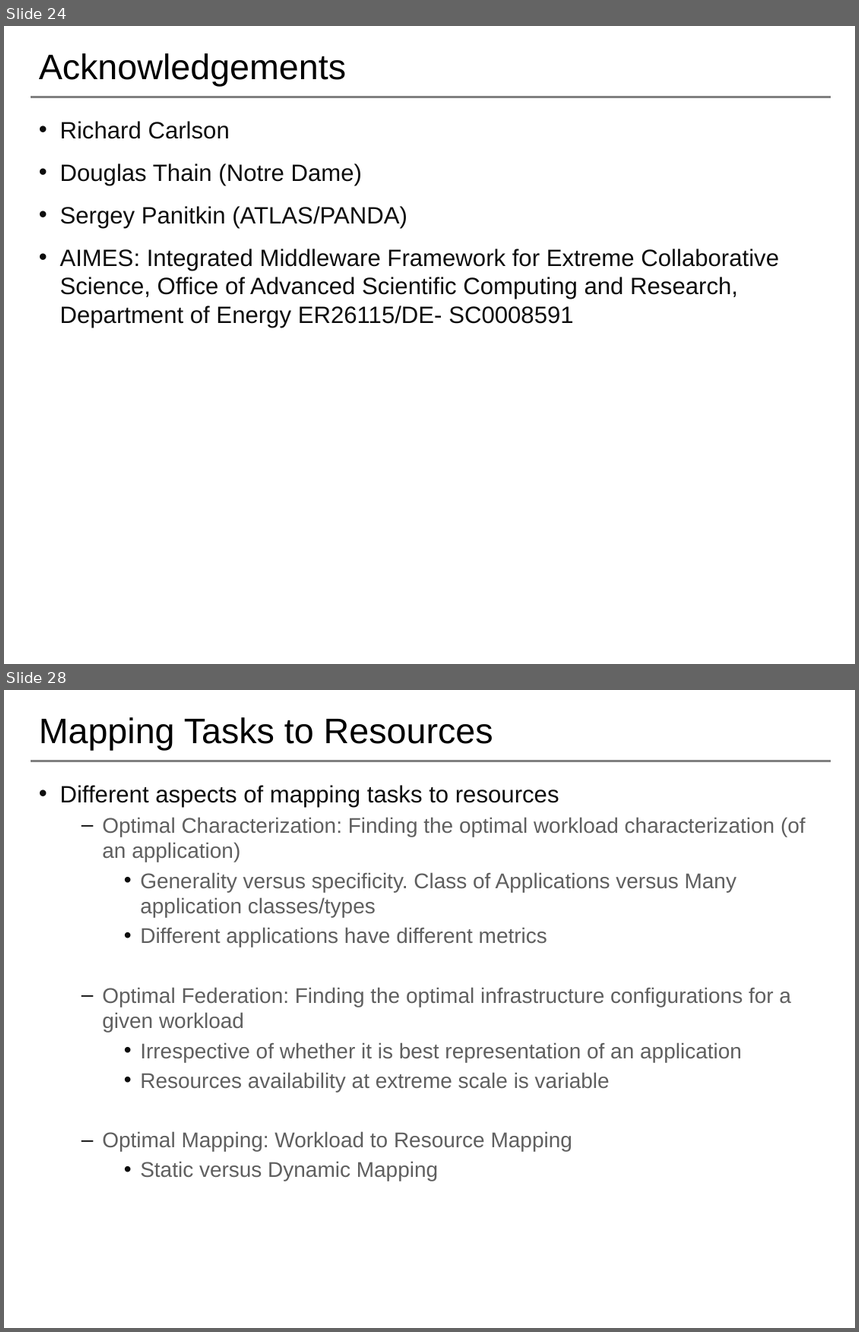
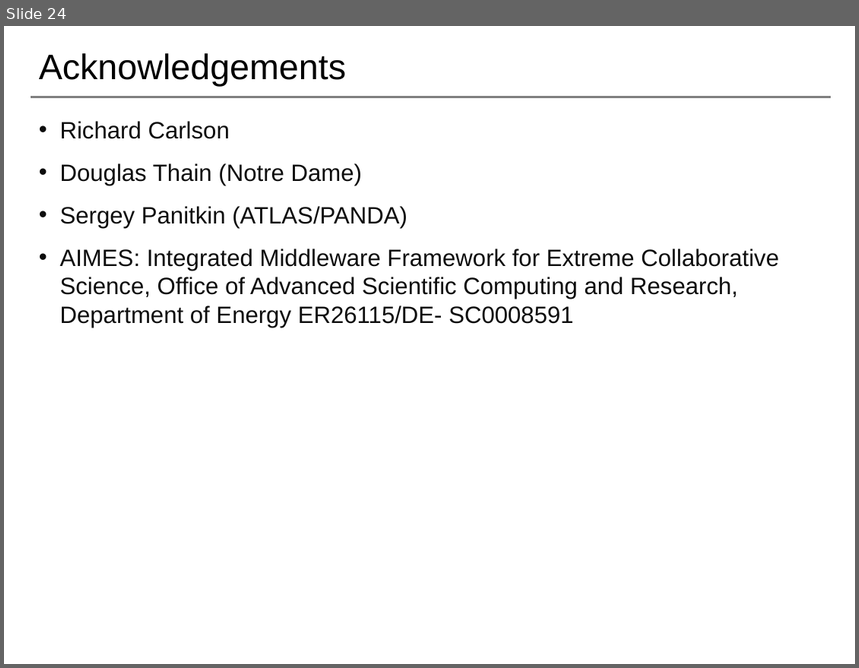
Before and after one commit to saga-project/NGMW, a slide deck: presentations/radical-modsim.pptx. Shown one above the other, each under a label of ours: slides 24 and 28 before the commit, slide 24 after it; the slides between them are not shown. The pictures are 859x1332 and 859x668 pixels, drawn with LibreOffice and Linux fonts; fonts in the diff are those of the drawing; background and template pictures are left out. Boxes give left, top, right and bottom in pixels: in the first picture for what was removed or moved away, otherwise in the second. Text is boxed around its words. In the diff, an @@ line names an element or a change of style, - is before the commit and + after.

```diff
--- a/presentations/radical-modsim.pptx
+++ b/presentations/radical-modsim.pptx
@@ slide 28 removed at (x1=4, y1=690, x2=855, y2=1328), background #FFFFFF; not listed: 1 template element that a slide beside it also shows @@
@@ title removed at (x1=39, y1=717, x2=493, y2=750) @@
-Mapping Tasks to Resources
@@ text removed at (x1=60, y1=785, x2=806, y2=1181) @@
-• Different aspects of mapping tasks to resources
-  – Optimal Characterization: Finding the optimal workload characterization (of an application)
-    • Generality versus specificity. Class of Applications versus Many application classes/types
-    • Different applications have different metrics
-  – Optimal Federation: Finding the optimal infrastructure configurations for a given workload
-    • Irrespective of whether it is best representation of an application
-    • Resources availability at extreme scale is variable
-  – Optimal Mapping: Workload to Resource Mapping
-    • Static versus Dynamic Mapping
```
Also in this commit, not shown: 5 slides changed, 4 other slides removed.
